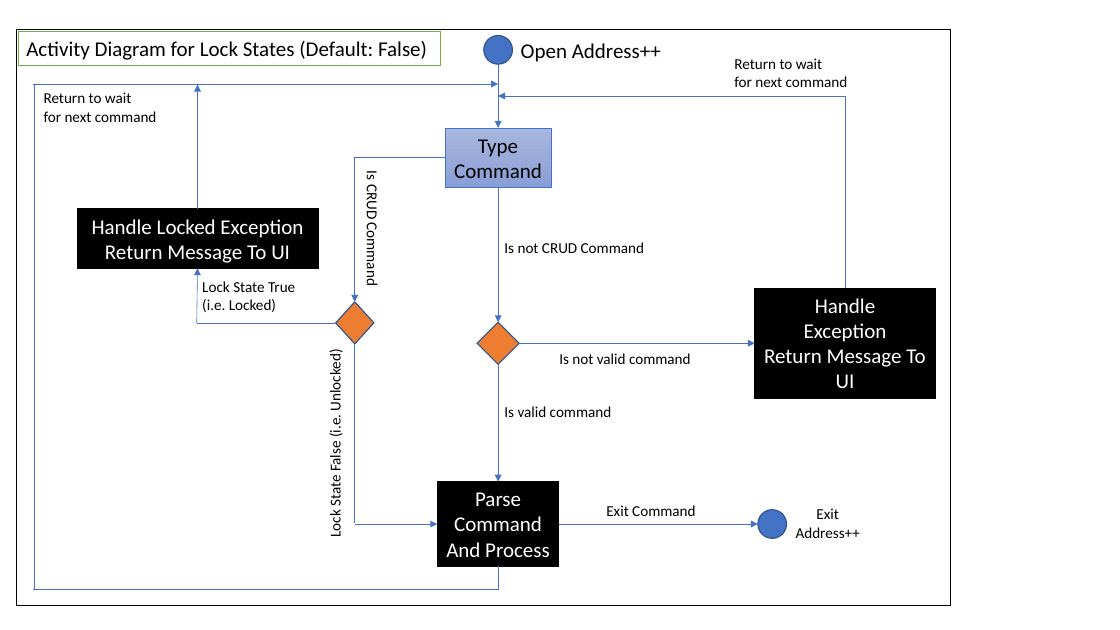
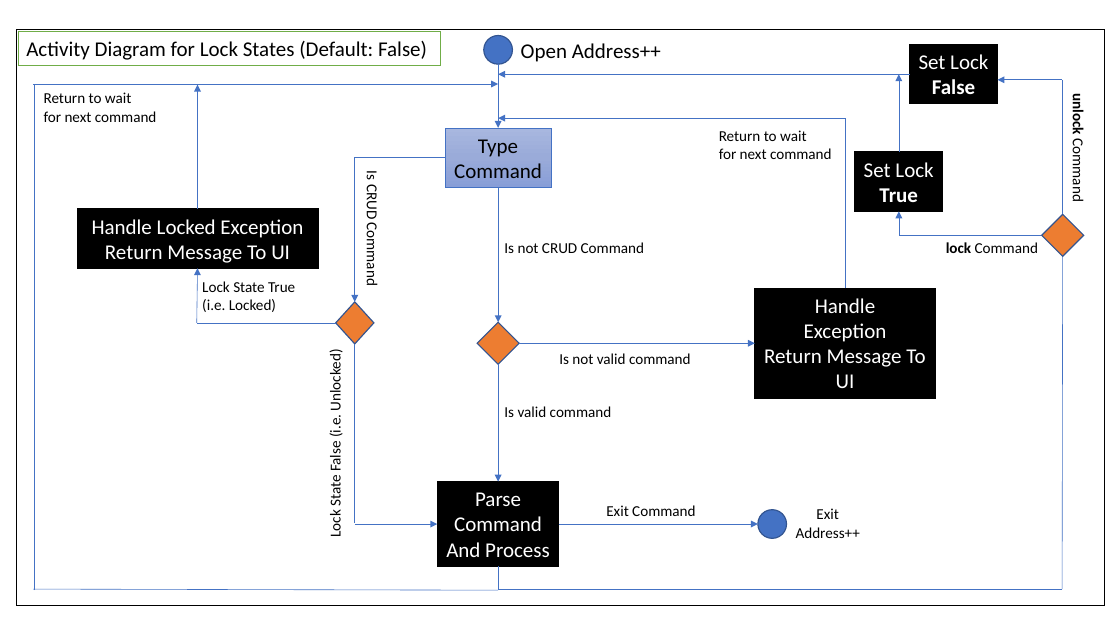
Before and after one commit to wangyiming1019/main, a slide deck: slide 1 of docs/diagrams/LockUnlockDiagrams.pptx. Drawn at 1120x630 pixels with LibreOffice and Linux fonts; fonts in the diff are those of the drawing. Boxes give left, top, right and bottom in pixels: in the first picture for what was removed or moved away, otherwise in the second. Text is boxed around its words. In the diff, an @@ line names an element or a change of style, - is before the commit and + after.

```diff
--- a/docs/diagrams/LockUnlockDiagrams.pptx
+++ b/docs/diagrams/LockUnlockDiagrams.pptx
@@ rectangle: place and size @@
-rectangle at (17, 29, 951, 606)
+rectangle at (17, 29, 1105, 606)
@@ rectangle added at (910, 45, 998, 104), fill #000000, outline #000000 1 pt, 18 pt, text #FFFFFF @@
+Set Lock
+False
@@ arrow added from (910, 74) to (498, 74), #4472C4 0.5 pt @@
@@ arrow added from (899, 152) to (899, 74), #4472C4 0.5 pt @@
@@ arrow added from (1062, 80) to (998, 80), #4472C4 0.5 pt @@
@@ line added from (1063, 214) to (1063, 80), #4472C4 0.5 pt @@
@@ arrow moved from (845, 96) - (498, 96) to (845, 118) - (498, 118) @@
@@ line moved from (845, 288) - (845, 96) to (845, 288) - (845, 118) @@
@@ text added at (1069, 98, 1088, 200), 13 pt, text #000000 @@
+unlock Command
@@ text "Return to wait": place and size @@
-text "Return to wait" at (734, 58, 848, 87)
+text "Return to wait" at (719, 130, 832, 159)
@@ rectangle added at (855, 152, 944, 212), fill #000000, outline #000000 1 pt, 18 pt, text #FFFFFF @@
+Set Lock
+True
@@ line added from (1041, 235) to (899, 235), #4472C4 0.5 pt @@
@@ arrow added from (899, 235) to (899, 212), #4472C4 0.5 pt @@
@@ diamond added at (1042, 214, 1084, 256), fill #ED7D31, outline #325491 1 pt @@
@@ text added at (946, 242, 1038, 253), 13 pt, text #000000 @@
+lock Command
@@ line added from (1062, 589) to (1063, 256), #4472C4 0.5 pt @@
@@ line added from (498, 589) to (1062, 589), #4472C4 0.5 pt @@
```
Also in this commit, not shown: 5 other files.
